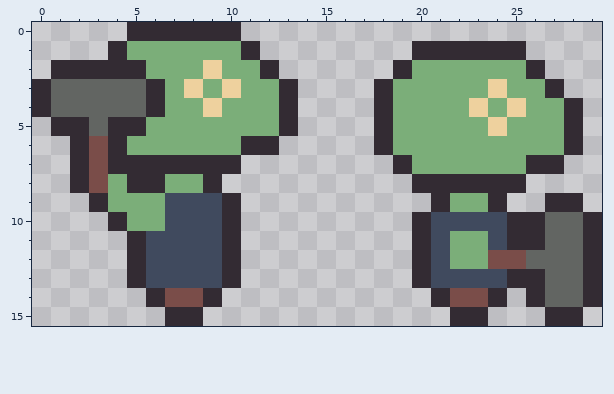
Edited in one commit: pixel-art sprite (res/sprite/unit_miner_building.png). The picture above was drawn from the file before the commit.
The file is 30x16 pixels.
After the commit:
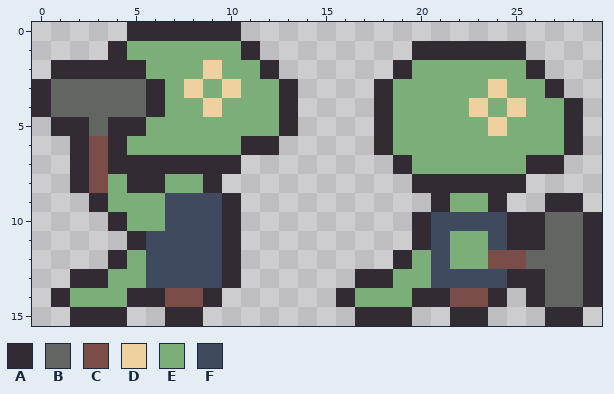
Palette (. is transparent): A #332b33  B #626562  C #7a4d49  D #eed19e  E #7bae79  F #404a5e
What changed:
{"y":12,"x":4,"old":".A","new":"AE"}
{"y":12,"x":19,"old":".A","new":"AE"}
{"y":13,"x":2,"old":"...A","new":"AAEE"}
{"y":13,"x":17,"old":"...A","new":"AAEE"}
{"y":14,"x":1,"old":".....","new":"AEEEA"}
{"y":14,"x":16,"old":".....","new":"AEEEA"}
{"y":15,"x":2,"old":"...","new":"AAA"}
{"y":15,"x":17,"old":"...","new":"AAA"}
{"label":"changed","picture_box":[51,250,146,326]}
{"label":"changed","picture_box":[336,250,431,326]}
